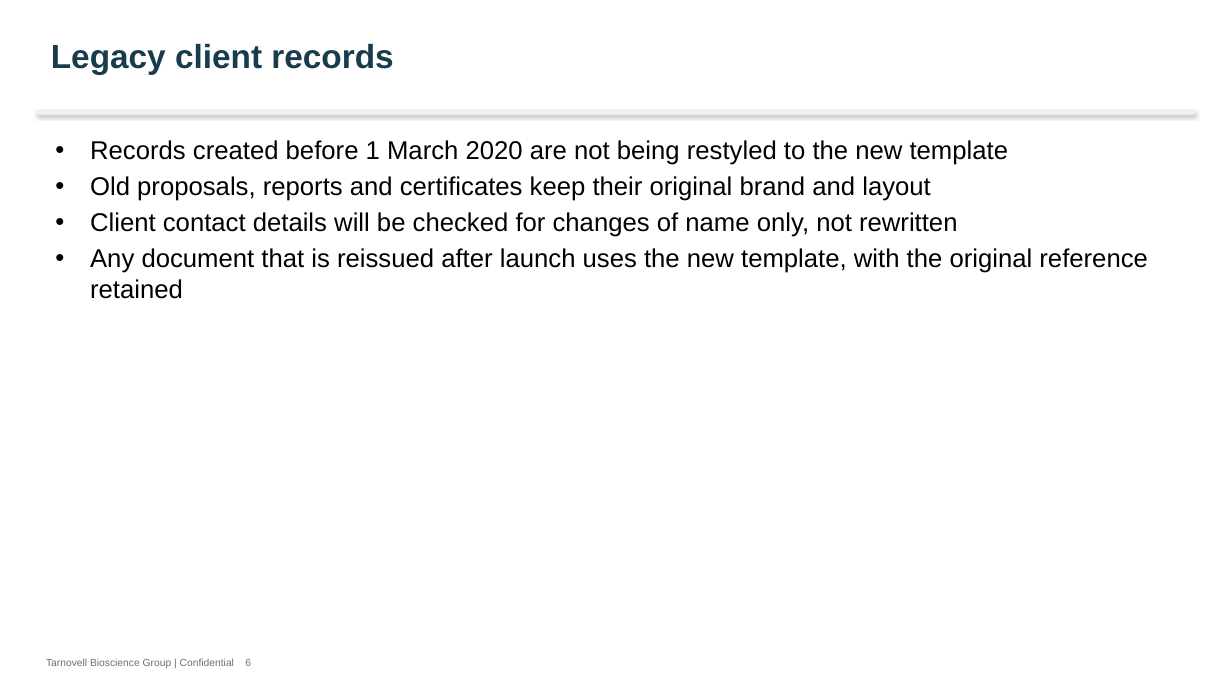
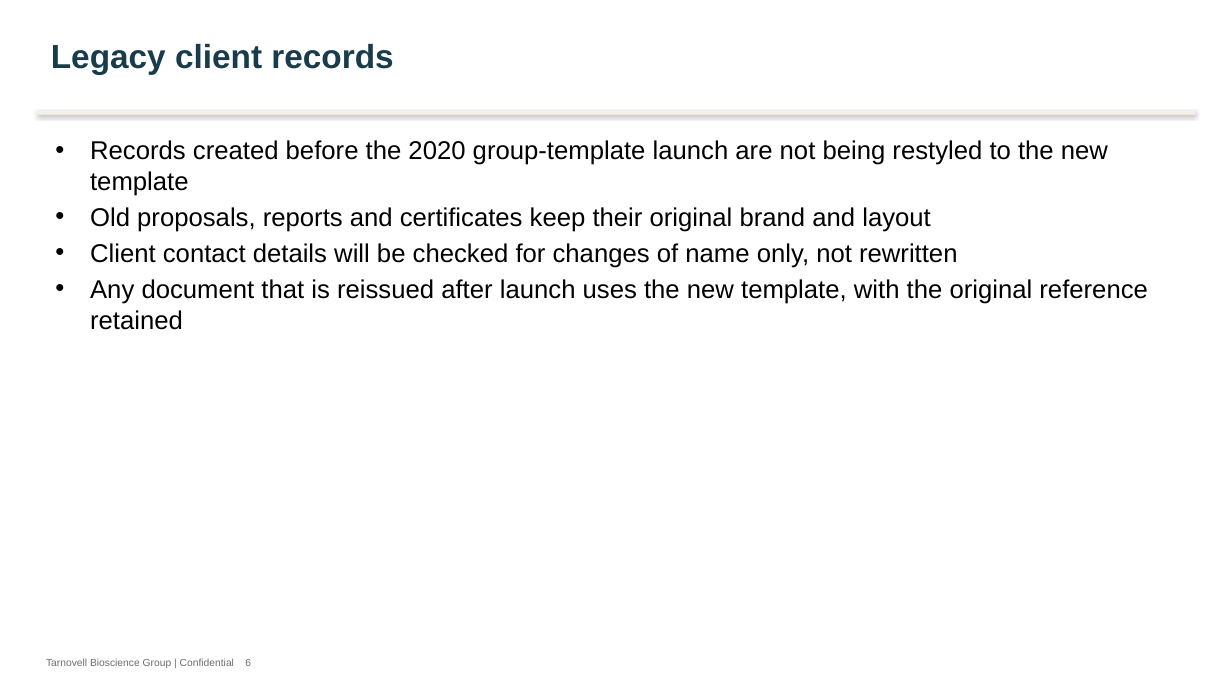
Before and after one commit to 60xAI/portco-mock-dataset, a slide deck: slide 6 of output/archive/Tarnovell_Group/Brand/Launch/2020/Tarnovell_Group_Brand_Launch_2020-02.pptx. Drawn at 1232x693 pixels with LibreOffice and Linux fonts; fonts in the diff are those of the drawing. Boxes give left, top, right and bottom in pixels: in the first picture for what was removed or moved away, otherwise in the second. Text is boxed around its words. In the diff, an @@ line names an element or a change of style, - is before the commit and + after.

```diff
--- a/output/archive/Tarnovell_Group/Brand/Launch/2020/Tarnovell_Group_Brand_Launch_2020-02.pptx
+++ b/output/archive/Tarnovell_Group/Brand/Launch/2020/Tarnovell_Group_Brand_Launch_2020-02.pptx
@@ text at [90, 140, 1108, 196]: text changed @@
-• Records created before 1 March 2020 are not being restyled to the new template
+• Records created before the 2020 group-template launch are not being restyled to the new template
```
Also in this commit, not shown: 4 other slides changed, 1 other file.
